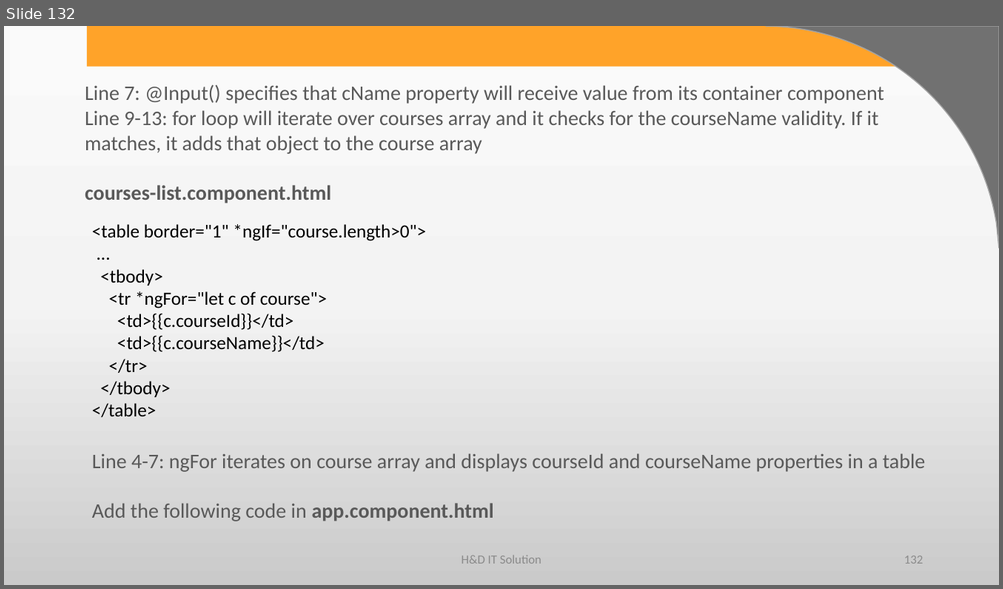
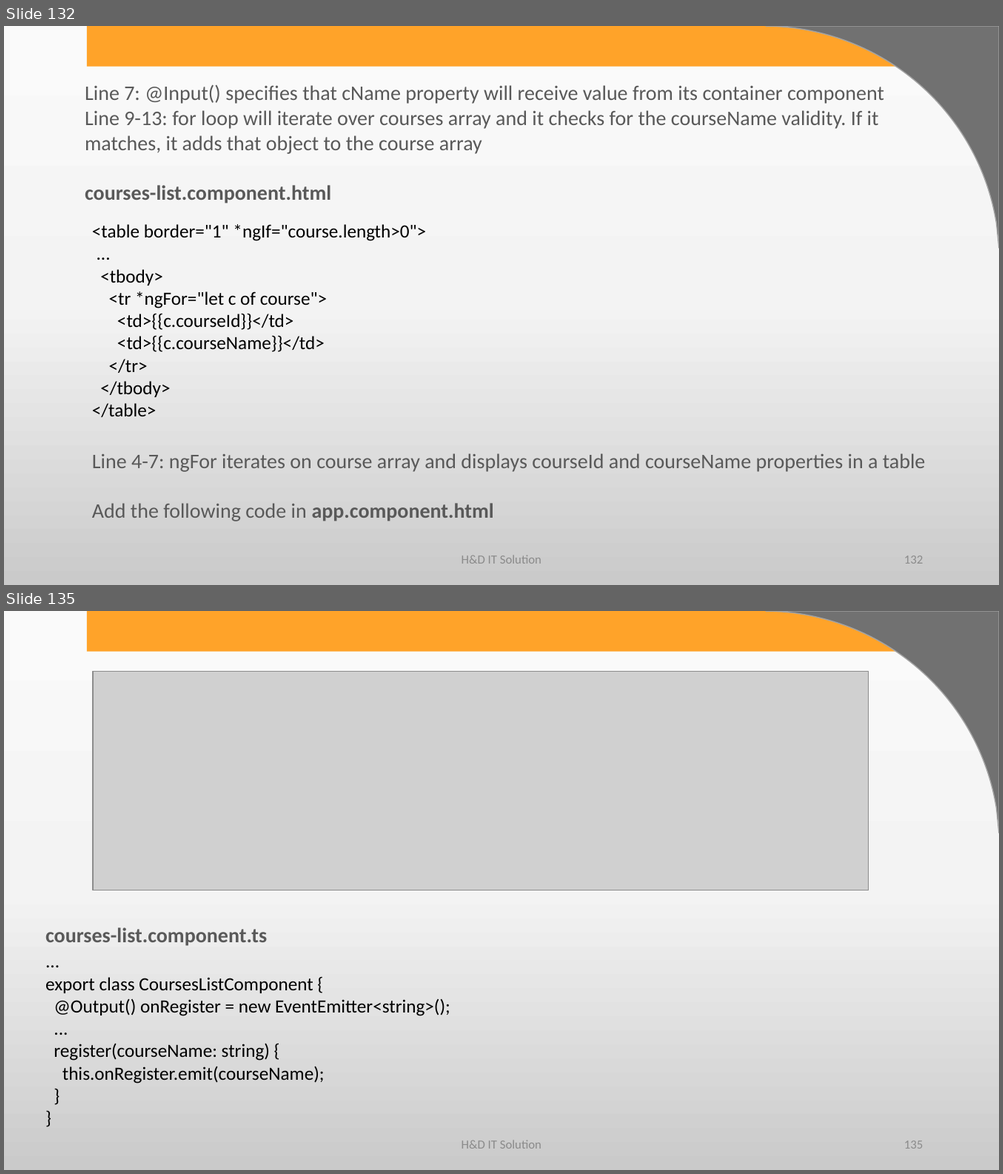
Before and after one commit to harshadasawant/infiniteAngular, a slide deck: ppt/ANGULAR.pptx. Shown one above the other, each under a label of ours: slide 132 before the commit, slides 132 and 135 after it; the slides between them are not shown. The pictures are 1003x589 and 1003x1174 pixels, drawn with LibreOffice and Linux fonts; fonts in the diff are those of the drawing; grey boxes stand for pictures; background and template pictures are left out. Boxes give left, top, right and bottom in pixels: in the first picture for what was removed or moved away, otherwise in the second. Text is boxed around its words. In the diff, an @@ line names an element or a change of style, - is before the commit and + after.

```diff
--- a/ppt/ANGULAR.pptx
+++ b/ppt/ANGULAR.pptx
@@ slide 135 added at (x1=4, y1=611, x2=999, y2=1170), background gradient #FBFBFB to #F4F4F4 to #CBCBCB; not listed: 2 template elements that a slide beside it also shows @@
@@ picture added at (x1=93, y1=672, x2=869, y2=891) @@
@@ text added at (x1=45, y1=928, x2=267, y2=946), 20 pt, text #595959, bold @@
+courses-list.component.ts
@@ text added at (x1=45, y1=977, x2=450, y2=1084), 18 pt, text #000000 @@
+...
+export class CoursesListComponent {
+@Output() onRegister = new EventEmitter<string>();
+...
+register(courseName: string) {
+this.onRegister.emit(courseName);
+}
+}
@@ text added at (x1=461, y1=1141, x2=541, y2=1149), 12 pt, text #8C8C8C @@
+H&D IT Solution
@@ page number added at (x1=904, y1=1141, x2=922, y2=1149), 12 pt, text #8C8C8C @@
+135
```
Also in this commit, not shown: 1 slide changed, 21 other slides added, 9 other files.
